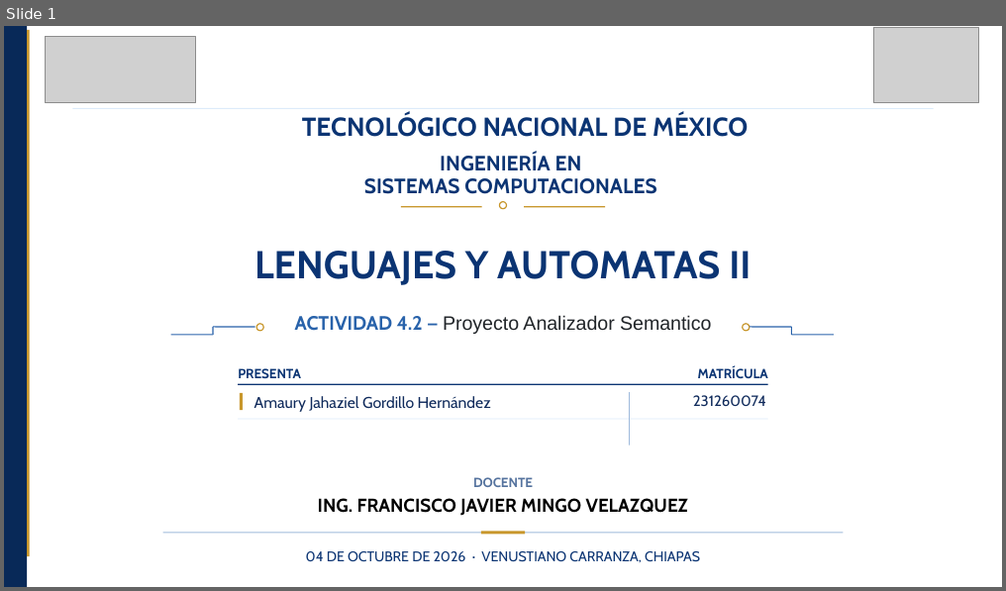
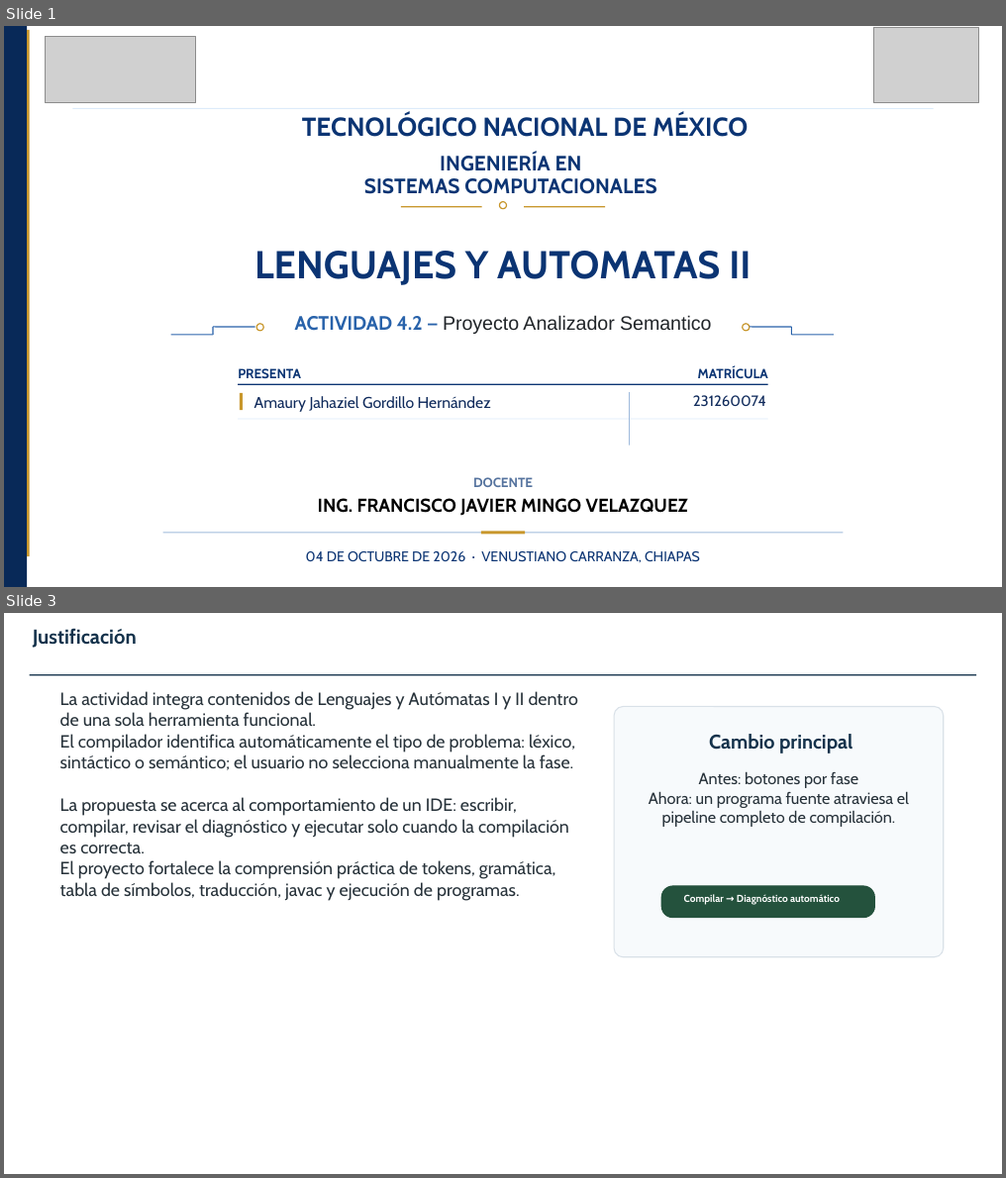
Before and after one commit to amaurycolochos-cpu/LENGUAJES-Y-AUTOMATAS-II, a slide deck: LYA-ll-Tema-4/Actividad 4.2 Proyecto Analizador Semantico_AmauryGordillo_LYA-II_7ISCM.pptx. Shown one above the other, each under a label of ours: slide 1 before the commit, slides 1 and 3 after it; the slides between them are not shown. The pictures are 1006x591 and 1006x1178 pixels, drawn with LibreOffice and Linux fonts; fonts in the diff are those of the drawing; grey boxes stand for pictures; background and template pictures are left out. Boxes give left, top, right and bottom in pixels: in the first picture for what was removed or moved away, otherwise in the second. Text is boxed around its words. In the diff, an @@ line names an element or a change of style, - is before the commit and + after.

Commit message:
actualizo la actividad 4.2 del tema 4

```diff
--- a/LYA-ll-Tema-4/Actividad 4.2 Proyecto Analizador Semantico_AmauryGordillo_LYA-II_7ISCM.pptx
+++ b/LYA-ll-Tema-4/Actividad 4.2 Proyecto Analizador Semantico_AmauryGordillo_LYA-II_7ISCM.pptx
@@ slide 3 added at [4,613,1002,1174], background #FFFFFF @@
@@ text added at [33,628,137,648], 19.4 pt, text #14324B, bold @@
+Justificación
@@ line added from (30, 675) to (976, 675), #14324B 1.3 pt @@
@@ text added at [60,691,578,901], 17 pt, text #27323A @@
+La actividad integra contenidos de Lenguajes y Autómatas I y II dentro de una sola herramienta funcional.
+El compilador identifica automáticamente el tipo de problema: léxico, sintáctico o semántico; el usuario no selecciona manualmente la fase.
+La propuesta se acerca al comportamiento de un IDE: escribir, compilar, revisar el diagnóstico y ejecutar solo cuando la compilación es correcta.
+El proyecto fortalece la comprensión práctica de tokens, gramática, tabla de símbolos, traducción, javac y ejecución de programas.
@@ rounded rectangle added at [614,707,944,958], fill #F7FAFC, outline #D9E1E8 1 pt @@
@@ text added at [709,734,852,754], 19 pt, text #14324B, bold @@
+Cambio principal
@@ text added at [648,771,909,827], 15.5 pt, text #27323A @@
+Antes: botones por fase
+Ahora: un programa fuente atraviesa el pipeline completo de compilación.
@@ rounded rectangle added at [662,886,875,918], fill #24523D, outline #24523D 1 pt @@
@@ text added at [684,894,840,905], 9.7 pt, text #FFFFFF, bold @@
+Compilar → Diagnóstico automático
```
Also in this commit, not shown: 2 slides changed, 11 other slides added, 10 slides removed.
